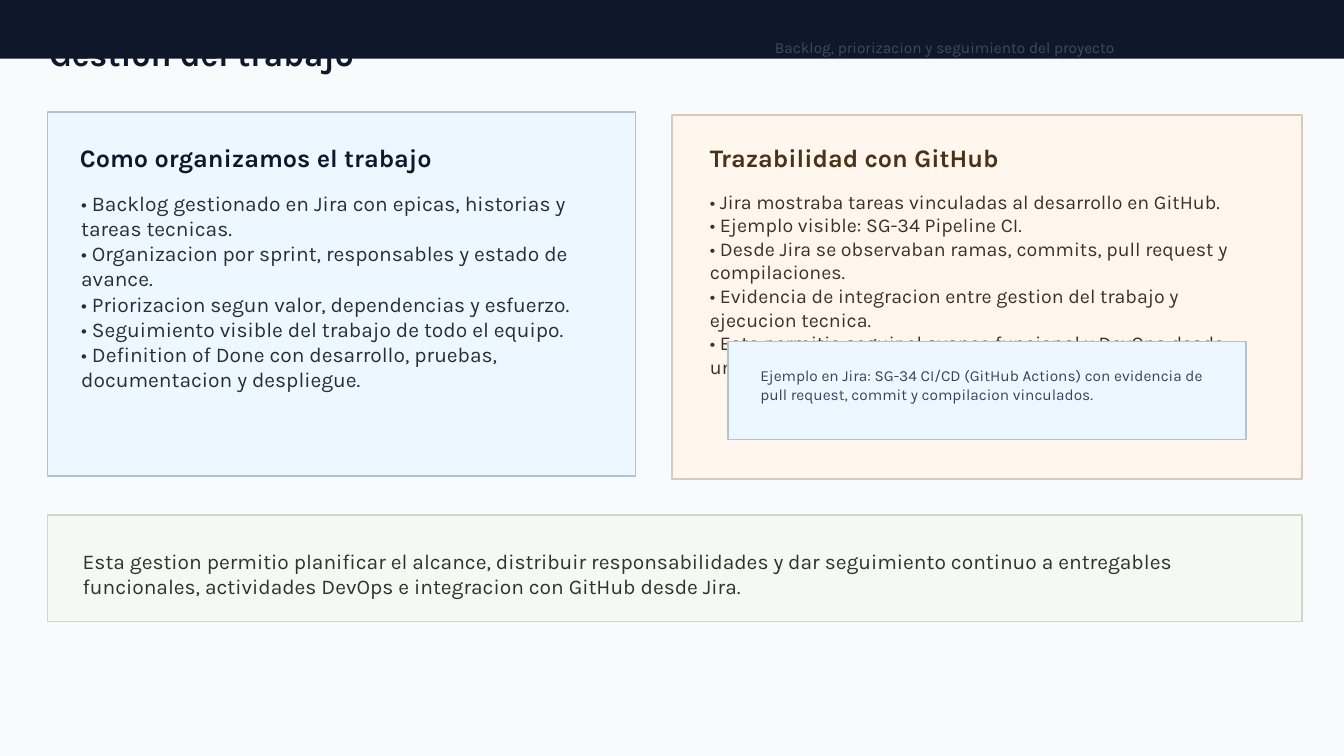
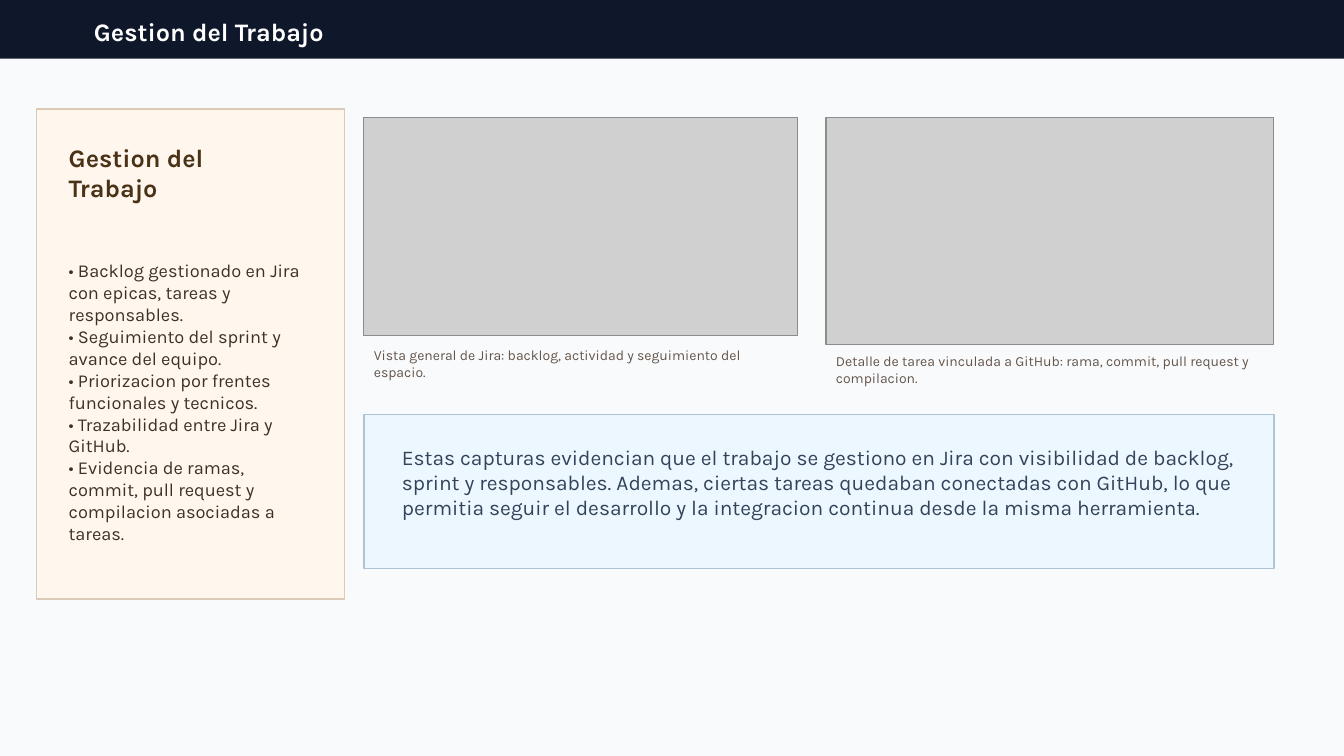
Before and after one commit to ti-devops-diplomado/ti-garantias, a slide deck: slide 3 of docs/Presentacion_Ti_Garantias_DevOps_final_con_gestion_trabajo_github.pptx. Drawn at 1344x756 pixels with LibreOffice and Linux fonts; fonts in the diff are those of the drawing; grey boxes stand for pictures; background and template pictures are left out. Boxes give left, top, right and bottom in pixels: in the first picture for what was removed or moved away, otherwise in the second. Text is boxed around its words. In the diff, an @@ line names an element or a change of style, - is before the commit and + after.

Commit message:
se actualiza documentacion

```diff
--- a/docs/Presentacion_Ti_Garantias_DevOps_final_con_gestion_trabajo_github.pptx
+++ b/docs/Presentacion_Ti_Garantias_DevOps_final_con_gestion_trabajo_github.pptx
@@ text at <box>94,23,324,48</box>: text changed; size 24 to 18 pt; text colour #0F172A to #FFFFFF @@
-Gestion del trabajo
+Gestion del Trabajo
@@ text removed at <box>775,43,1114,56</box> @@
-Backlog, priorizacion y seguimiento del proyecto
@@ rectangle added at <box>36,109,345,599</box>, fill #FFF6EE, outline #DBCAB8 1.1 pt @@
@@ rectangle removed at <box>47,112,635,476</box> @@
@@ picture added at <box>364,118,799,337</box> @@
@@ rectangle removed at <box>673,115,1303,479</box> @@
@@ picture added at <box>826,118,1273,345</box> @@
@@ text added at <box>69,149,203,204</box>, 18 pt, text #4A3217, bold @@
+Gestion del Trabajo
@@ text removed at <box>80,149,431,173</box> @@
-Como organizamos el trabajo
@@ text removed at <box>710,149,998,168</box> @@
-Trazabilidad con GitHub
@@ text removed at <box>81,196,570,392</box> @@
-• Backlog gestionado en Jira con epicas, historias y tareas tecnicas.
-• Organizacion por sprint, responsables y estado de avance.
-• Priorizacion segun valor, dependencias y esfuerzo.
-• Seguimiento visible del trabajo de todo el equipo.
-• Definition of Done con desarrollo, pruebas, documentacion y despliegue.
@@ text removed at <box>710,195,1227,380</box> @@
-• Jira mostraba tareas vinculadas al desarrollo en GitHub.
-• Ejemplo visible: SG-34 Pipeline CI.
-• Desde Jira se observaban ramas, commits, pull request y compilaciones.
-• Evidencia de integracion entre gestion del trabajo y ejecucion tecnica.
-• Esto permitio seguir el avance funcional y DevOps desde un mismo tablero.
@@ text at <box>69,264,299,540</box>: text changed; size 15 to 13 pt; text colour #2C3527 to #3D3123 @@
-Esta gestion permitio planificar el alcance, distribuir responsabilidades y dar seguimiento continuo a entregables funcionales, actividades DevOps e integracion con GitHub desde Jira.
+• Backlog gestionado en Jira con epicas, tareas y responsables.
+• Seguimiento del sprint y avance del equipo.
+• Priorizacion por frentes funcionales y tecnicos.
+• Trazabilidad entre Jira y GitHub.
+• Evidencia de ramas, commit, pull request y compilacion asociadas a tareas.
@@ text added at <box>374,350,740,380</box>, 10 pt, text #65554A @@
+Vista general de Jira: backlog, actividad y seguimiento del espacio.
@@ rectangle removed at <box>728,342,1246,440</box> @@
@@ text at <box>836,356,1249,387</box>: text changed; size 11 to 10 pt; text colour #33445A to #65554A @@
-Ejemplo en Jira: SG-34 CI/CD (GitHub Actions) con evidencia de pull request, commit y compilacion vinculados.
+Detalle de tarea vinculada a GitHub: rama, commit, pull request y compilacion.
@@ rectangle added at <box>364,414,1274,569</box>, fill #EDF7FF, outline #AFC3D7 1 pt @@
@@ text added at <box>402,450,1233,520</box>, 15 pt, text #33445A @@
+Estas capturas evidencian que el trabajo se gestiono en Jira con visibilidad de backlog, sprint y responsables. Ademas, ciertas tareas quedaban conectadas con GitHub, lo que permitia seguir el desarrollo y la integracion continua desde la misma herramienta.
@@ rectangle removed at <box>47,515,1302,622</box> @@
```
Also in this commit, not shown: 2 other slides changed, 9 slides added, 6 slides removed, 5 other files.
